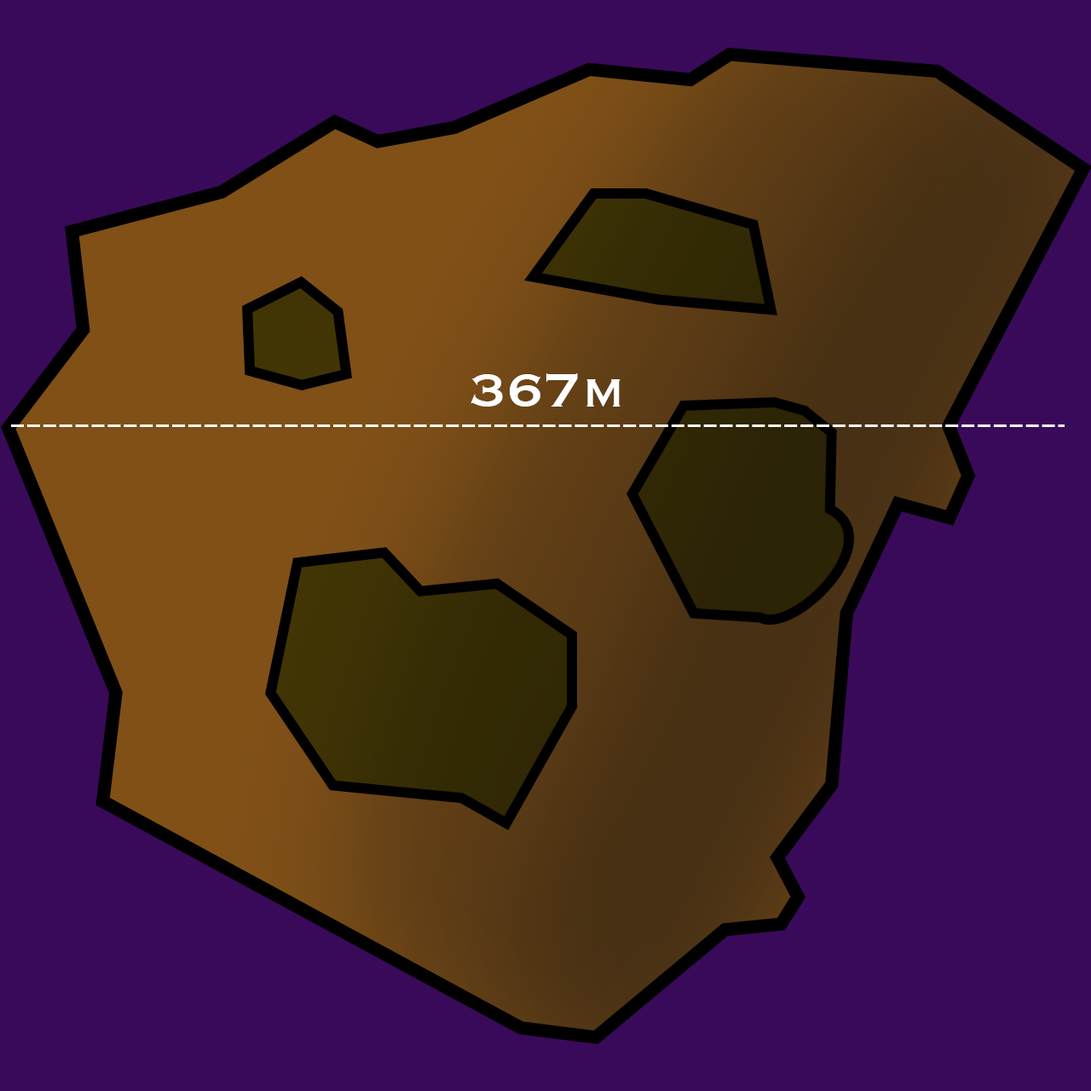
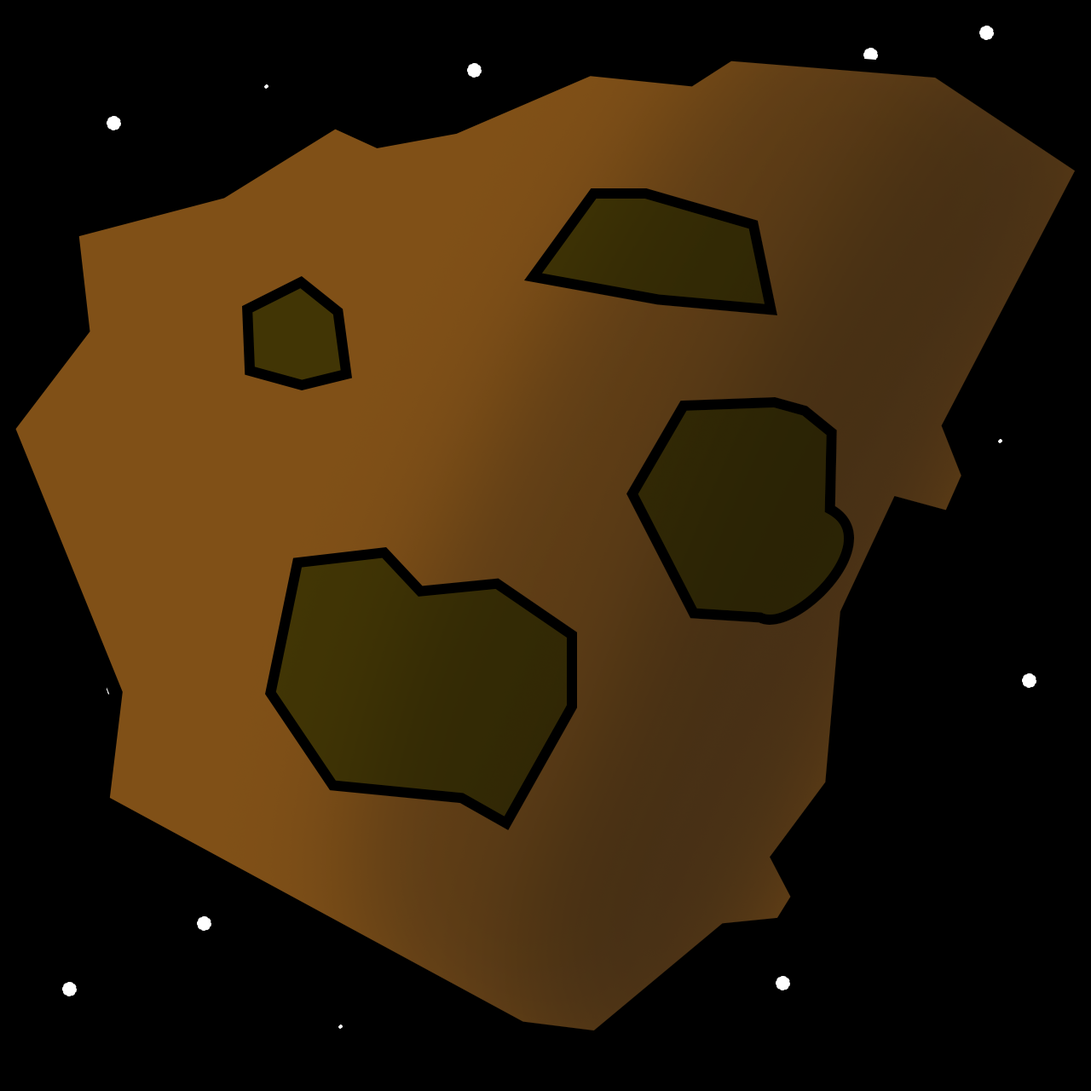
The second 1091 × 1091 image is a revision of the first. Changes to its layers:
added group "app_icon" with 24 layers above "367m" over [0, 0, 1091, 1091]
moved "asteroid_1" (1st of 3, in "app_icon") into group "app_icon" over [0, 47, 1091, 1045]
added group "stars" with 20 layers in group "app_icon" over [62, 25, 1037, 1030]
added layer "Ellipse 20" in group "stars" over [467, 63, 482, 78]
added layer "Ellipse 18" in group "stars" over [863, 47, 879, 61]
added layer "Ellipse 17" in group "stars" over [979, 25, 995, 41]
added layer "Ellipse 15" in group "stars" over [62, 982, 77, 997]
added layer "Ellipse 14" in group "stars" over [106, 687, 111, 697]
added layer "Ellipse 13" in group "stars" over [775, 976, 791, 991]
added layer "Ellipse 12" in group "stars" over [1022, 673, 1037, 689]
added layer "Ellipse 11" in group "stars" over [106, 115, 122, 131]
added layer "Ellipse 8" in group "stars" over [196, 916, 212, 932]
added layer "Ellipse 6" in group "stars" over [371, 373, 718, 428]
added layer "Ellipse 5" in group "stars" over [338, 1024, 343, 1030]
added layer "Ellipse 2" in group "stars" over [264, 84, 269, 89]
added layer "Ellipse 1" in group "stars" over [998, 439, 1003, 444]
added layer "Background" (1st of 2, in "app_icon") in group "app_icon" over [0, 0, 1091, 1091]
hid "367m" over [470, 373, 621, 407]
hid "Line 1" over [11, 424, 1066, 428]
hid "Background" (2nd of 2) over [0, 0, 1091, 1091]
